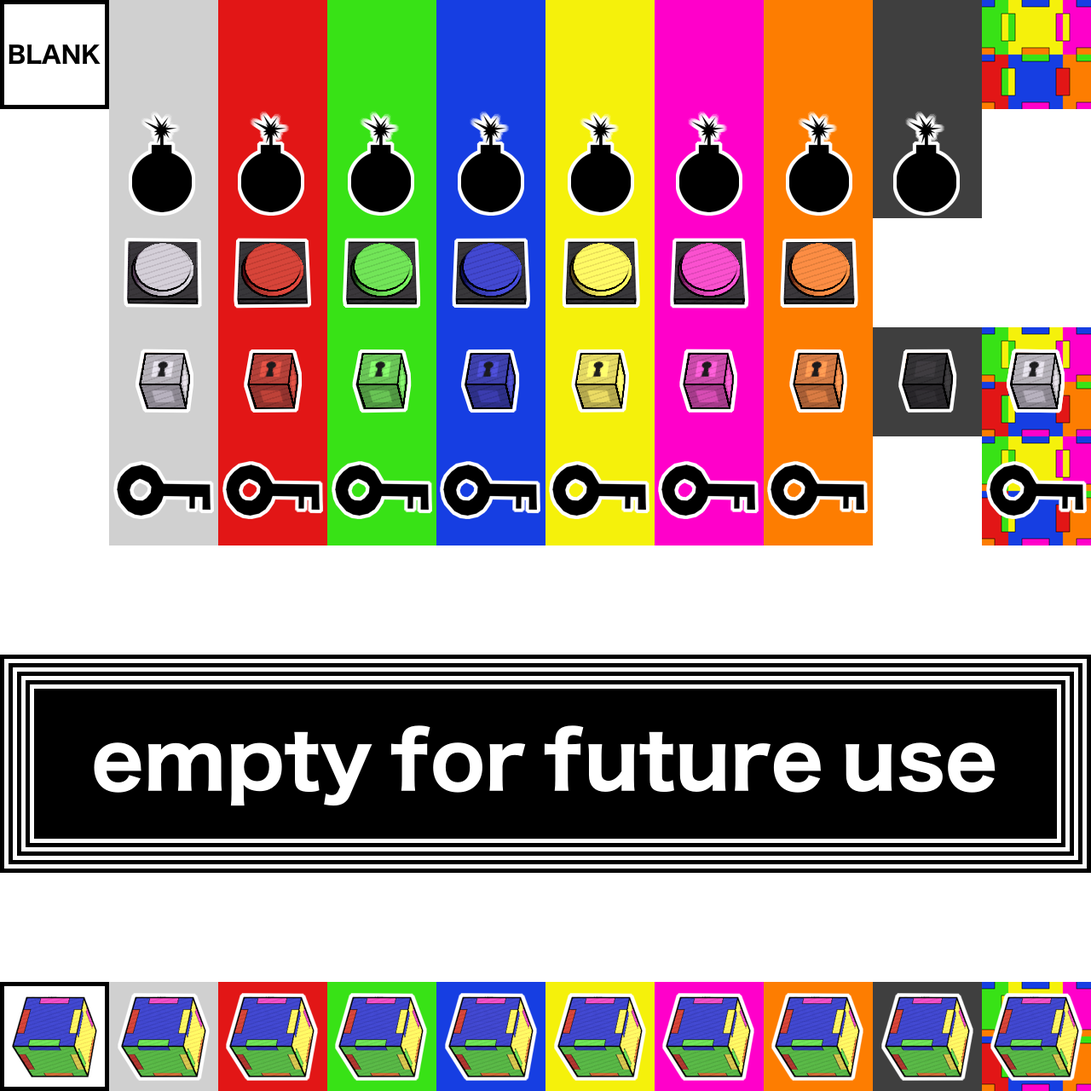
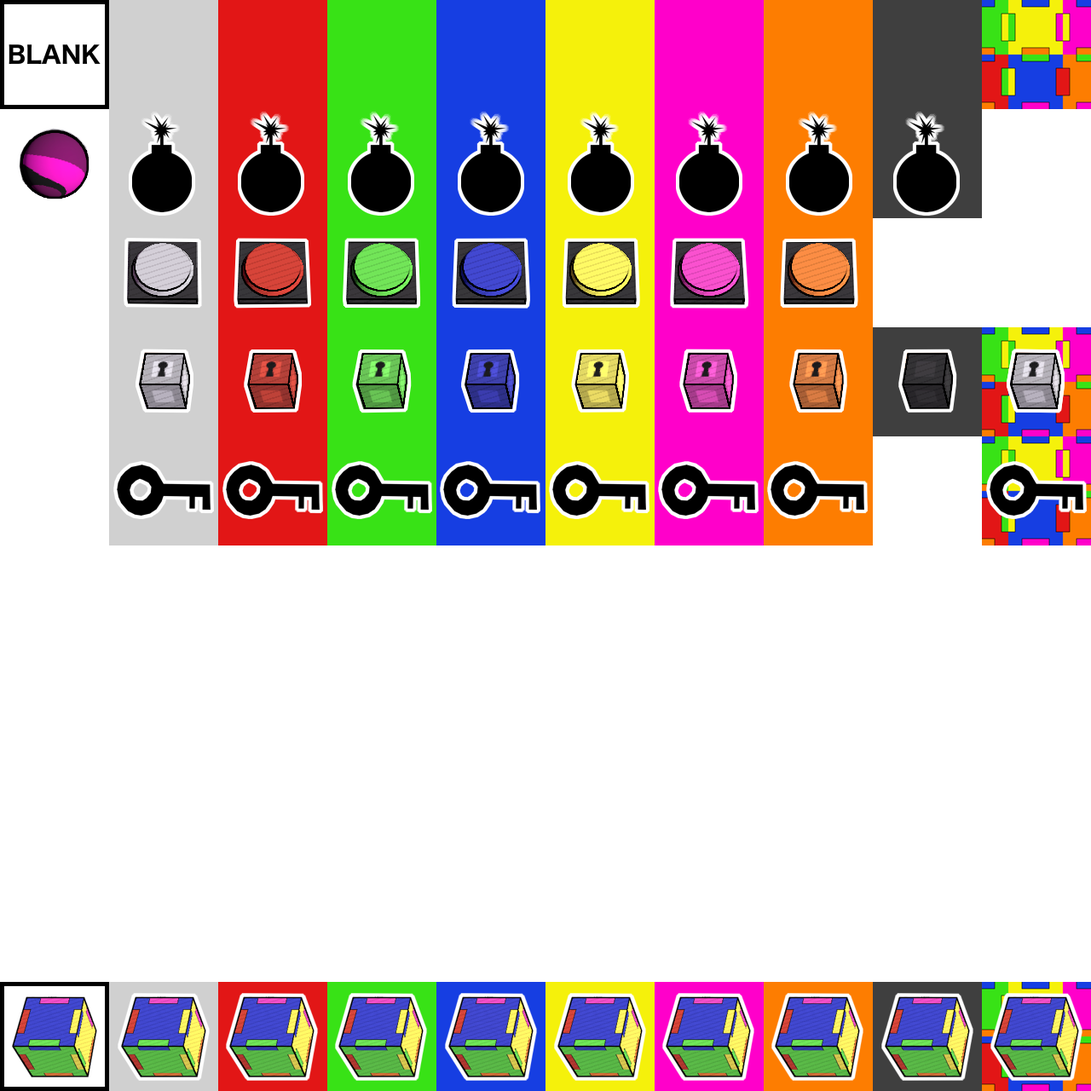
Before/after of a w=1091, h=1091 layered artwork. What changed in the layer stack:
painted on "Paint Layer 10" (3rd of 3, in "bomb") over [18, 127, 90, 200]
painted on "Copy of detonator" (2nd of 2, in "detonator") over [18, 127, 90, 200]
painted on "Copy of Paint Layer 10 (pasted)" (4th of 4, in "box") over [20, 172, 89, 200]
removed group "empty_for_future_use" (1st of 3) (2 layers) over [0, 654, 1091, 874]
removed layer "empty_for_future_use" (2nd of 3, in "empty_for_future_use") from group "empty_for_future_use" over [0, 654, 1091, 874]
removed layer "empty_for_future_use" (3rd of 3, in "empty_for_future_use") from group "empty_for_future_use" over [0, 654, 1091, 874]
added group "final_orb" (1st of 2) with 2 layers above "Background" over [18, 127, 90, 200]
added layer "final_orb" (2nd of 2, in "final_orb") in group "final_orb" over [18, 127, 90, 200]
